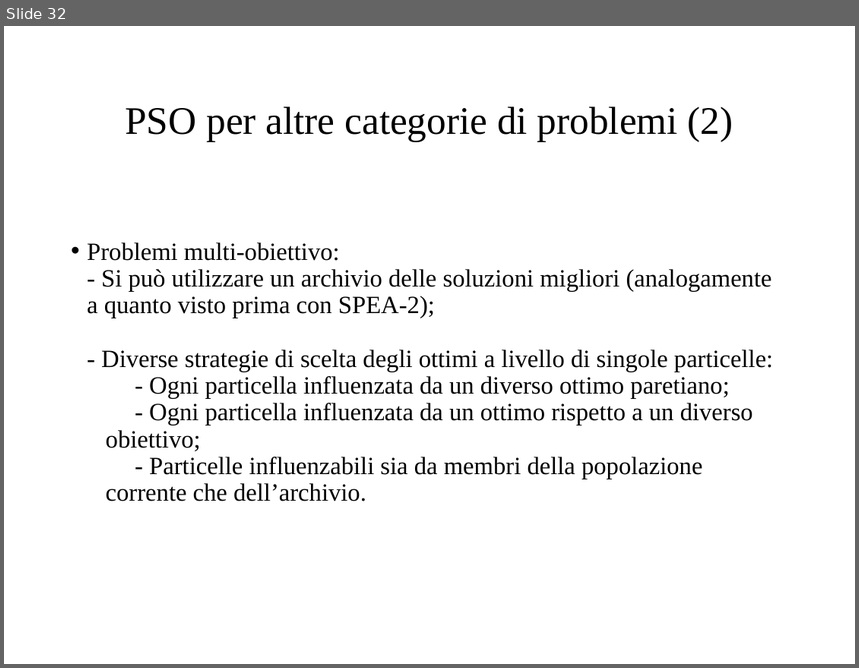
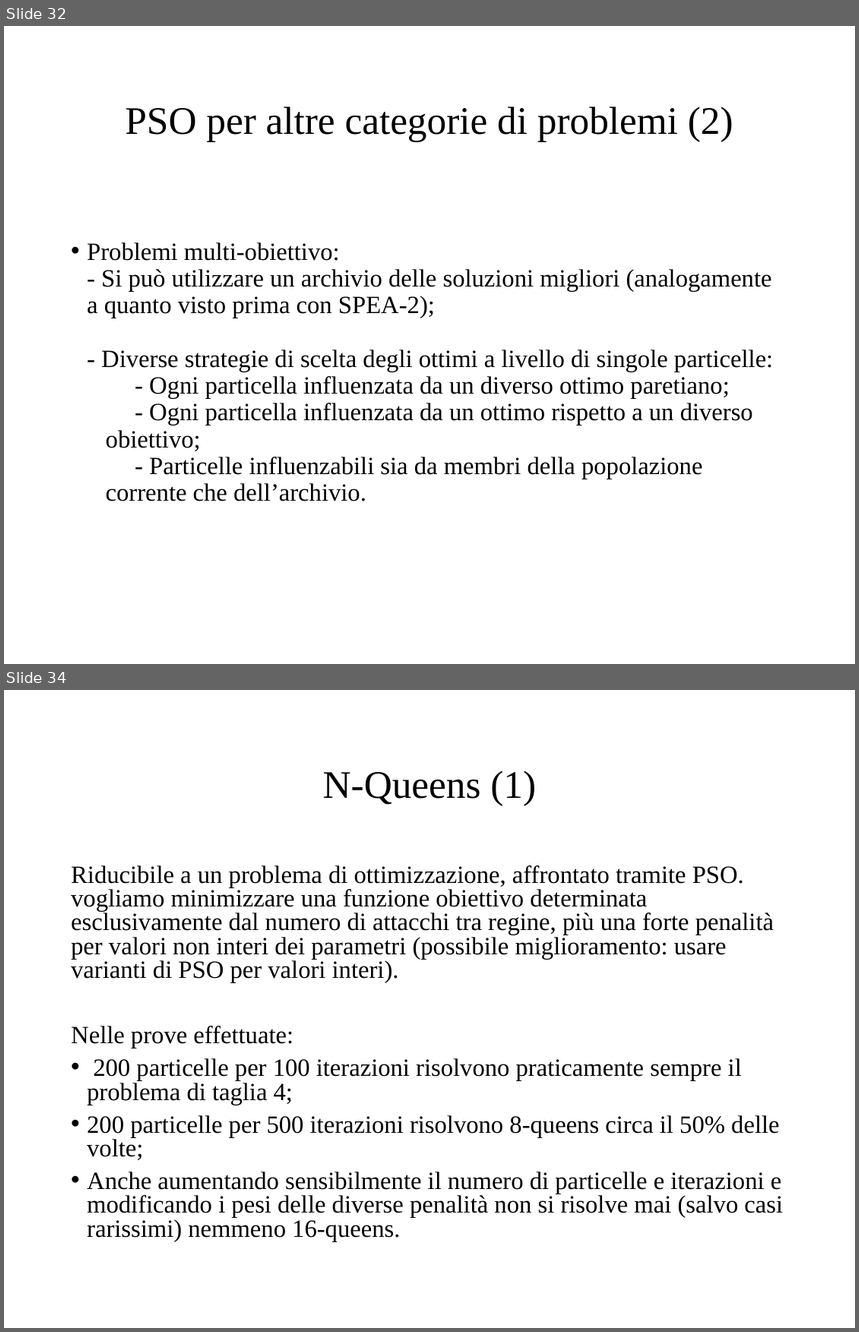
Before and after one commit to micferr/OptimizationProject, a slide deck: Presentation/Presentazione.pptx. Shown one above the other, each under a label of ours: slide 32 before the commit, slides 32 and 34 after it; the slides between them are not shown. The pictures are 859x668 and 859x1332 pixels, drawn with LibreOffice and Linux fonts; fonts in the diff are those of the drawing. Boxes give left, top, right and bottom in pixels: in the first picture for what was removed or moved away, otherwise in the second. Text is boxed around its words. In the diff, an @@ line names an element or a change of style, - is before the commit and + after.

```diff
--- a/Presentation/Presentazione.pptx
+++ b/Presentation/Presentazione.pptx
@@ slide 34 added at <box>4,690,855,1328</box>, background #FFFFFF @@
@@ title added at <box>323,771,536,806</box>, 33 pt, text #000000 @@
+N-Queens (1)
@@ text added at <box>71,866,783,1242</box>, 21 pt, text #000000 @@
+Riducibile a un problema di ottimizzazione, affrontato tramite PSO. vogliamo minimizzare una funzione obiettivo determinata esclusivamente dal numero di attacchi tra regine, più una forte penalità per valori non interi dei parametri (possibile miglioramento: usare varianti di PSO per valori interi).
+Nelle prove effettuate:
+• 200 particelle per 100 iterazioni risolvono praticamente sempre il problema di taglia 4;
+• 200 particelle per 500 iterazioni risolvono 8-queens circa il 50% delle volte;
+• Anche aumentando sensibilmente il numero di particelle e iterazioni e modificando i pesi delle diverse penalità non si risolve mai (salvo casi rarissimi) nemmeno 16-queens.
```
Also in this commit, not shown: 1 slide changed, 8 other slides added, 1 slide removed.
